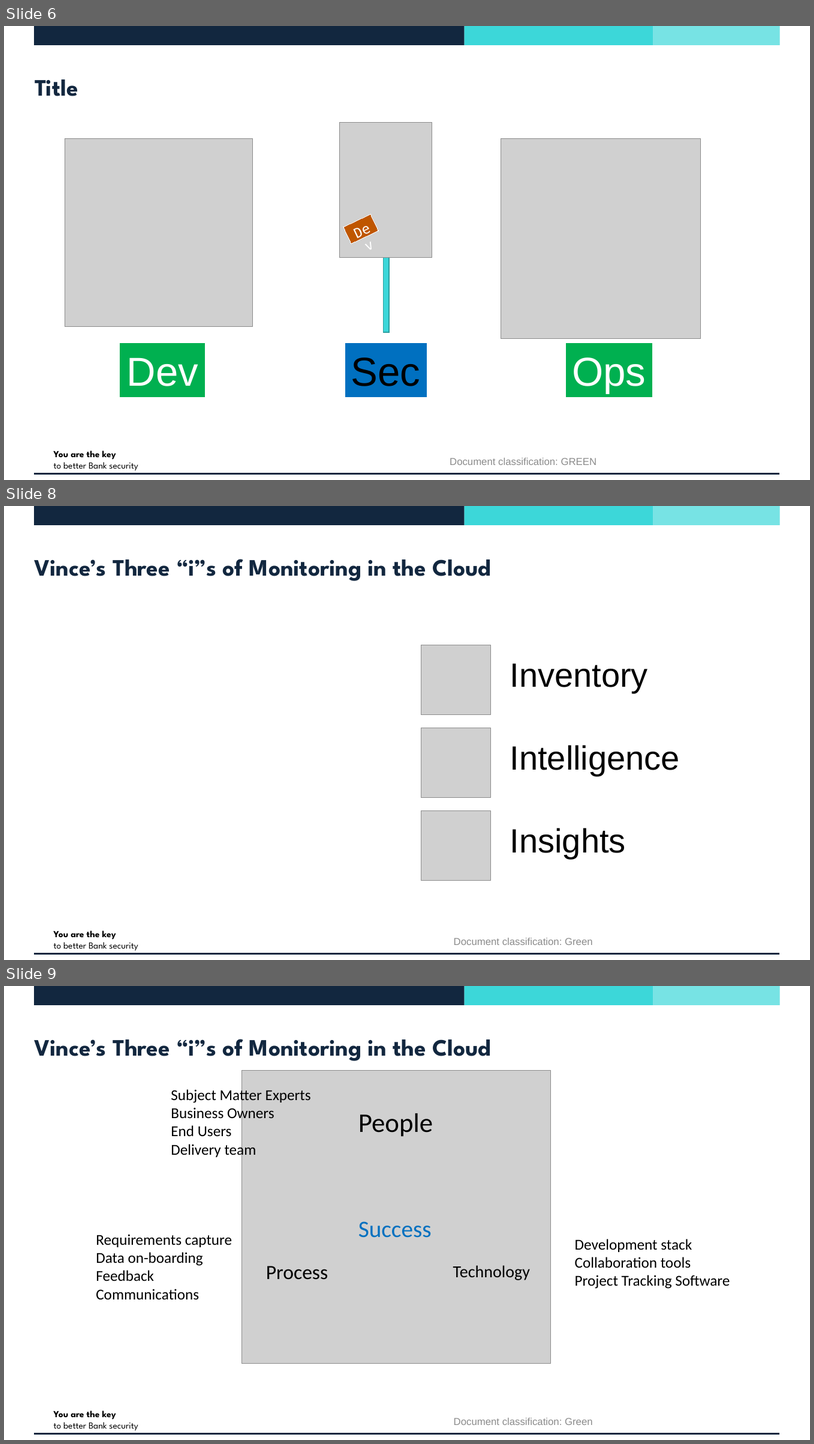
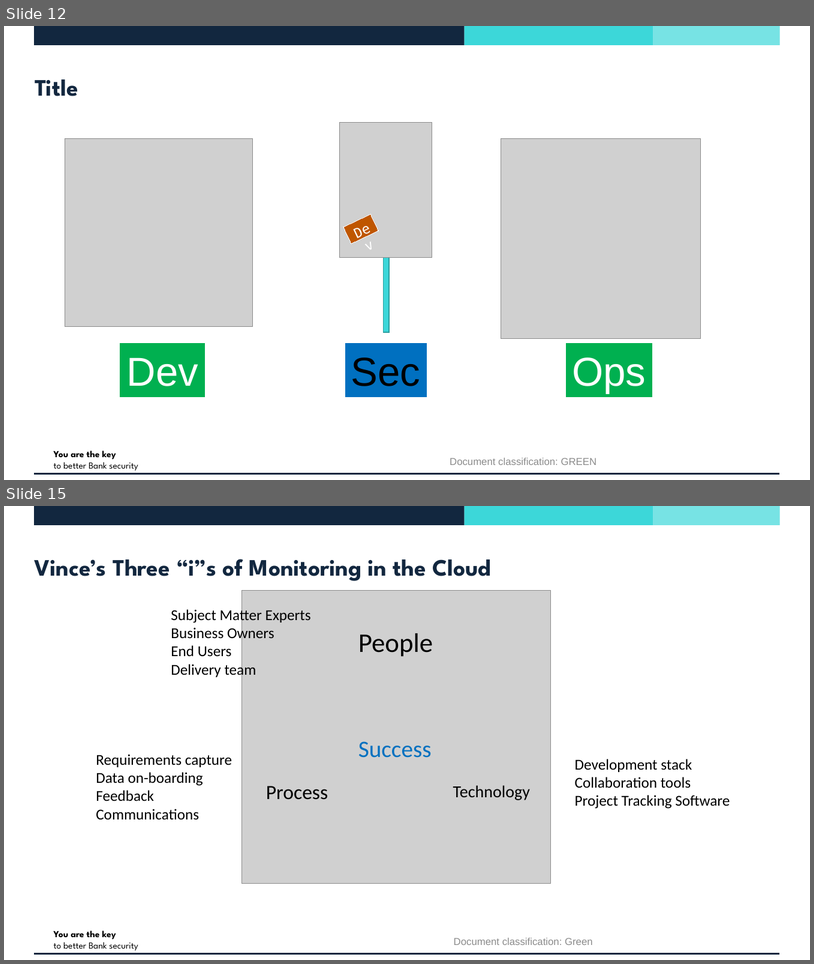
Before and after one commit to vincentjking/Presentations, a slide deck: 202301 - BCS/DevSecOps - The True Cost of Secure Transformation.pptx. Shown one above the other, each under a label of ours: slides 6, 8 and 9 before the commit, slides 12 and 15 after it; the slides between them are not shown. The pictures are 814x1444 and 814x964 pixels, drawn with LibreOffice and Linux fonts; fonts in the diff are those of the drawing; grey boxes stand for pictures; background and template pictures are left out. Boxes give left, top, right and bottom in pixels: in the first picture for what was removed or moved away, otherwise in the second. Text is boxed around its words. In the diff, an @@ line names an element or a change of style, - is before the commit and + after.

```diff
--- a/202301 - BCS/DevSecOps - The True Cost of Secure Transformation.pptx
+++ b/202301 - BCS/DevSecOps - The True Cost of Secure Transformation.pptx
@@ slide 8 removed at (4,506,810,960), background #FFFFFF; not listed: 5 template elements that a slide beside it also shows @@
@@ title removed at (34,559,491,581) @@
-Vince’s Three “i”s of Monitoring in the Cloud
@@ picture removed at (422,645,491,714) @@
@@ text removed at (510,663,648,693) @@
-Inventory
@@ picture removed at (422,727,491,797) @@
@@ text removed at (510,745,680,775) @@
-Intelligence
@@ picture removed at (422,810,491,880) @@
@@ text removed at (510,828,626,858) @@
-Insights
@@ text removed at (454,937,593,945) @@
-Document classification: Green
@@ what was slide 6 is now slide 12 @@
@@ what was slide 9 is now slide 15 @@
```
Also in this commit, not shown: 4 slides changed, 9 slides added, 2 other slides removed.
